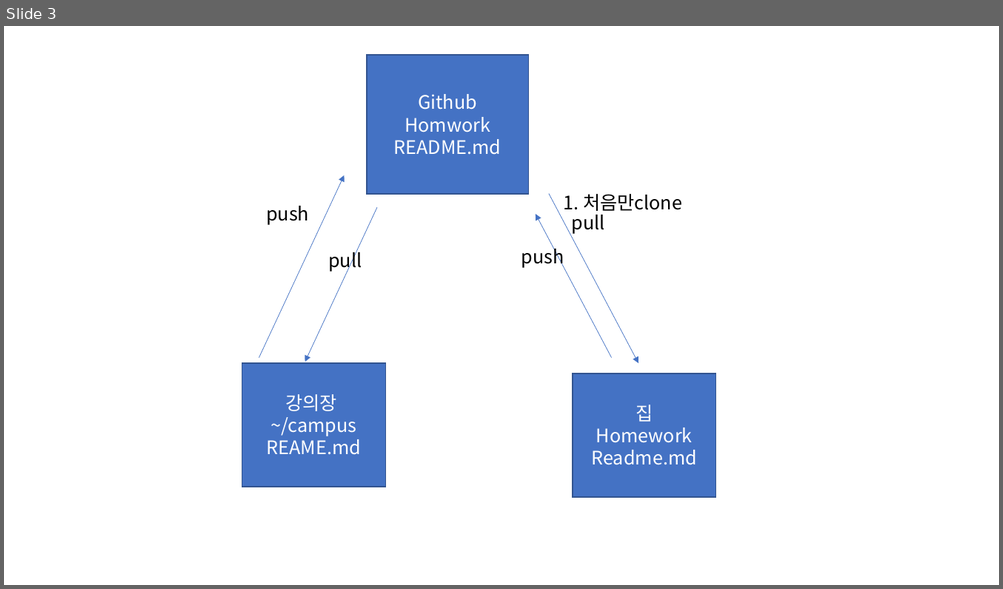
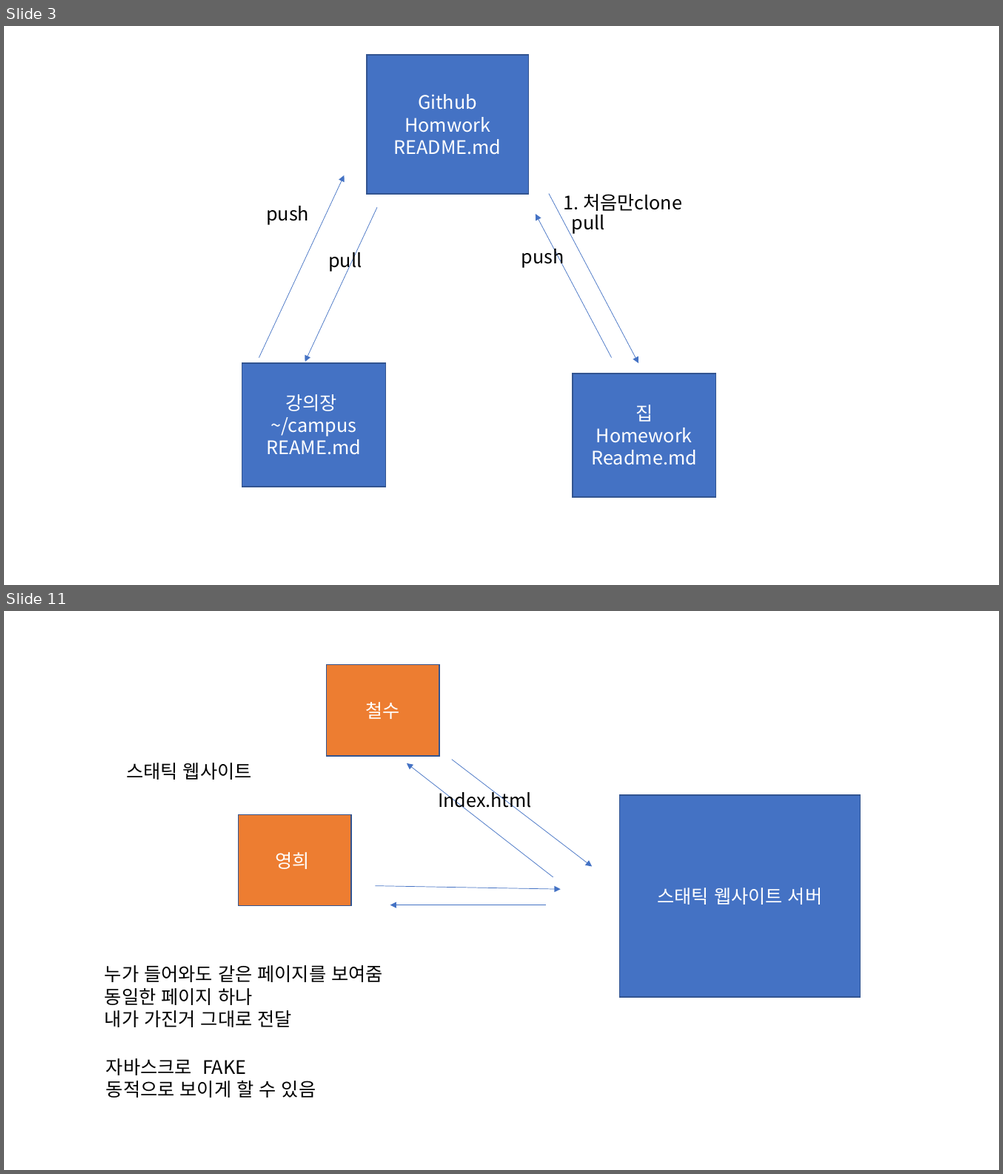
Before and after one commit to adak0102/Githubnote, a slide deck: 프레젠테이션1.pptx. Shown one above the other, each under a label of ours: slide 3 before the commit, slides 3 and 11 after it; the slides between them are not shown. The pictures are 1003x589 and 1003x1174 pixels, drawn with LibreOffice and Linux fonts; fonts in the diff are those of the drawing. Boxes give left, top, right and bottom in pixels: in the first picture for what was removed or moved away, otherwise in the second. Text is boxed around its words. In the diff, an @@ line names an element or a change of style, - is before the commit and + after.

```diff
--- a/프레젠테이션1.pptx
+++ b/프레젠테이션1.pptx
@@ slide 11 added at [4, 611, 999, 1170], background #FFFFFF @@
@@ rectangle added at [327, 665, 439, 756], fill #ED7D31, outline #325491 1 pt, 18 pt, text #FFFFFF @@
+철수
@@ text added at [126, 763, 252, 780], 18 pt, text #000000 @@
+스태틱 웹사이트
@@ arrow added from (553, 877) to (407, 763), #4472C4 0.5 pt @@
@@ arrow added from (452, 760) to (592, 867), #4472C4 0.5 pt @@
@@ text added at [438, 788, 532, 812], 18 pt, text #000000 @@
+Index.html
@@ rectangle added at [620, 795, 859, 997], fill #4472C4, outline #325491 1 pt, 18 pt, text #FFFFFF @@
+스태틱 웹사이트 서버
@@ rectangle added at [239, 815, 351, 906], fill #ED7D31, outline #325491 1 pt, 18 pt, text #FFFFFF @@
+영희
@@ arrow added from (375, 886) to (560, 889), #4472C4 0.5 pt @@
@@ arrow added from (546, 905) to (390, 905), #4472C4 0.5 pt @@
@@ text added at [105, 965, 383, 1028], 18 pt, text #000000 @@
+누가 들어와도 같은 페이지를 보여줌
+동일한 페이지 하나
+내가 가진거 그대로 전달
@@ text added at [106, 1059, 316, 1098], 18 pt, text #000000 @@
+자바스크로 FAKE
+동적으로 보이게 할 수 있음
```
Also in this commit, not shown: 9 other slides added, 3 other files.
